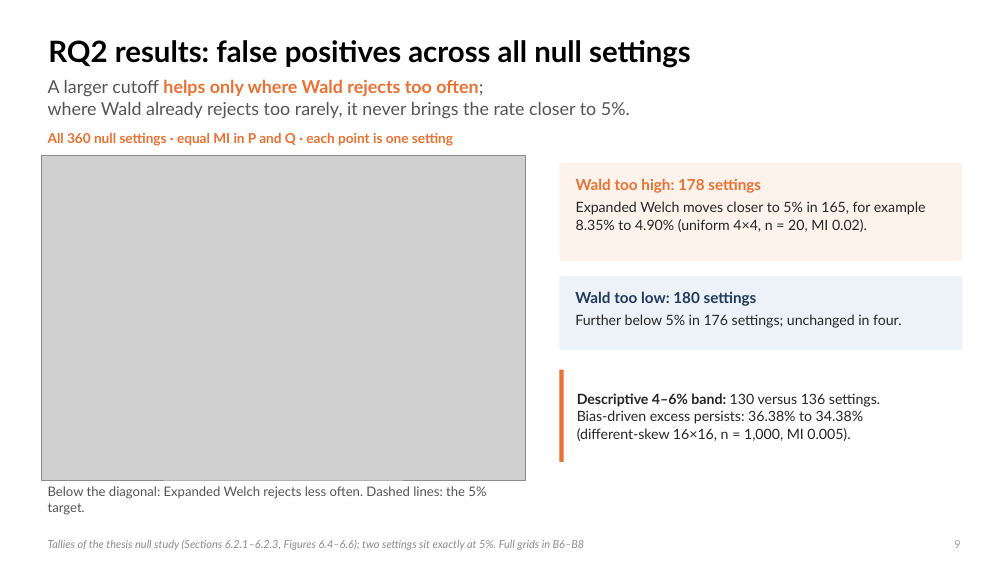
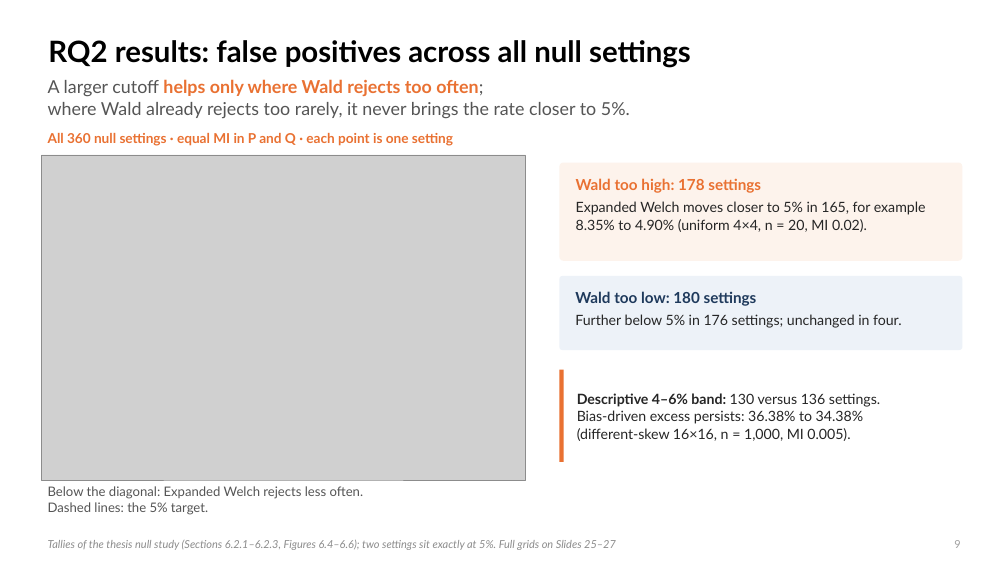
Before and after one commit to dzhao61/MCSResearchSimulations, a slide deck: slide 9 of Thesis Presentation/Daniel_Zhao_Welch_MI_Presentation.pptx. Drawn at 1008x567 pixels with LibreOffice and Linux fonts; fonts in the diff are those of the drawing; grey boxes stand for pictures. Boxes give left, top, right and bottom in pixels: in the first picture for what was removed or moved away, otherwise in the second. Text is boxed around its words. In the diff, an @@ line names an element or a change of style, - is before the commit and + after.

Commit message:
Update Welch MI slides and rehearsal scripts

```diff
--- a/Thesis Presentation/Daniel_Zhao_Welch_MI_Presentation.pptx
+++ b/Thesis Presentation/Daniel_Zhao_Welch_MI_Presentation.pptx
@@ text "Below the diagonal: Expanded Welch ..." rewrapped from bbox=[48, 486, 486, 515] to bbox=[48, 486, 364, 515] @@
@@ text at bbox=[48, 540, 616, 550]: text changed @@
-Tallies of the thesis null study (Sections 6.2.1–6.2.3, Figures 6.4–6.6); two settings sit exactly at 5%. Full grids in B6–B8
+Tallies of the thesis null study (Sections 6.2.1–6.2.3, Figures 6.4–6.6); two settings sit exactly at 5%. Full grids on Slides 25–27
```
Also in this commit, not shown: 24 other slides changed, 6 slides added, 3 slides removed, 14 other files.
